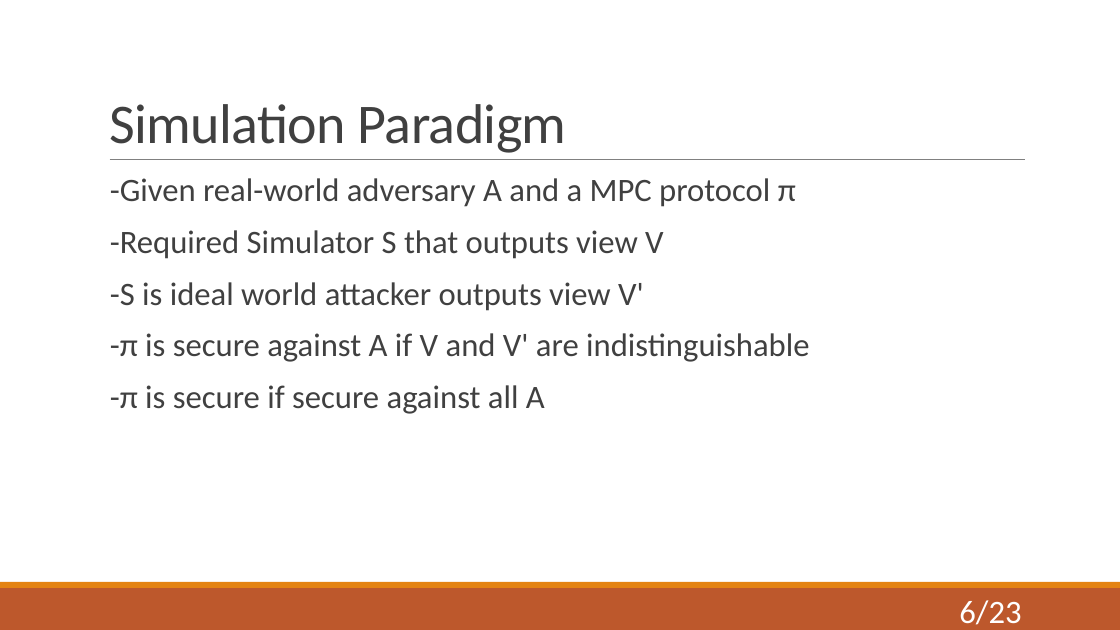
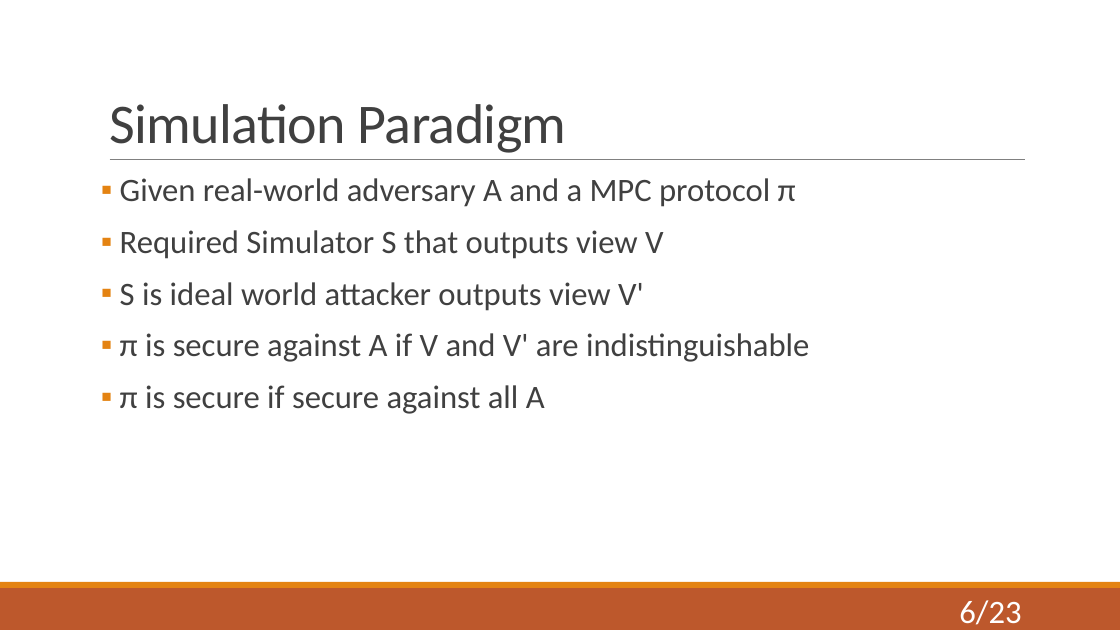
Before and after one commit to niklasUPB/thesis, a slide deck: slide 6 of thesis/Abschlussvortrag.pptx (slide 5 before the commit). Drawn at 1120x630 pixels with LibreOffice and Linux fonts; fonts in the diff are those of the drawing. Boxes give left, top, right and bottom in pixels: in the first picture for what was removed or moved away, otherwise in the second. Text is boxed around its words. In the diff, an @@ line names an element or a change of style, - is before the commit and + after.

```diff
--- a/thesis/Abschlussvortrag.pptx
+++ b/thesis/Abschlussvortrag.pptx
@@ text at bbox=[120, 178, 809, 414]: text changed @@
-  -Given real-world adversary A and a MPC protocol π
-  -Required Simulator S that outputs view V
-  -S is ideal world attacker outputs view V'
-  -π is secure against A if V and V' are indistinguishable
-  -π is secure if secure against all A
+▪ Given real-world adversary A and a MPC protocol π
+▪ Required Simulator S that outputs view V
+▪ S is ideal world attacker outputs view V'
+▪ π is secure against A if V and V' are indistinguishable
+▪ π is secure if secure against all A
```
Also in this commit, not shown: 12 other slides changed, 1 slide removed.
